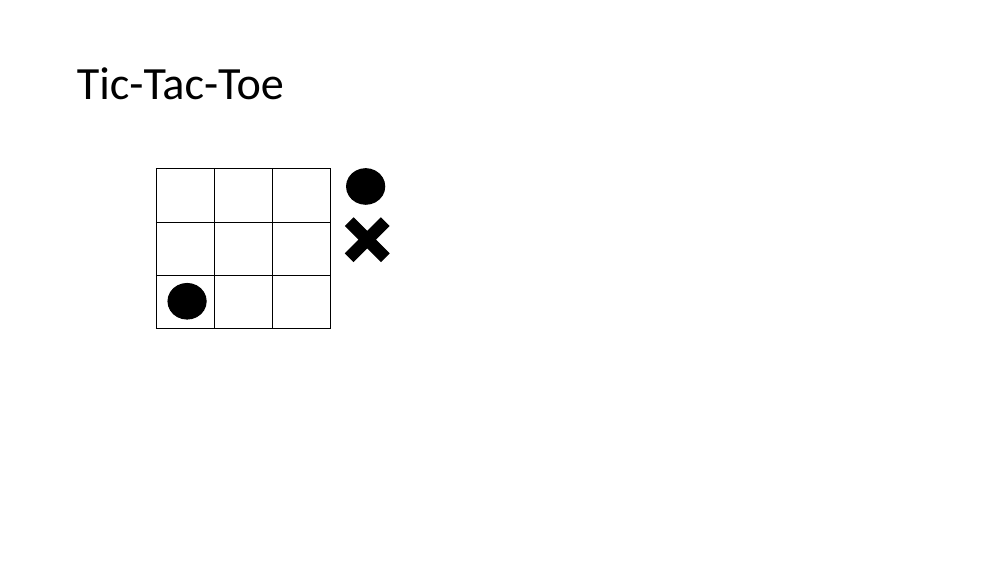
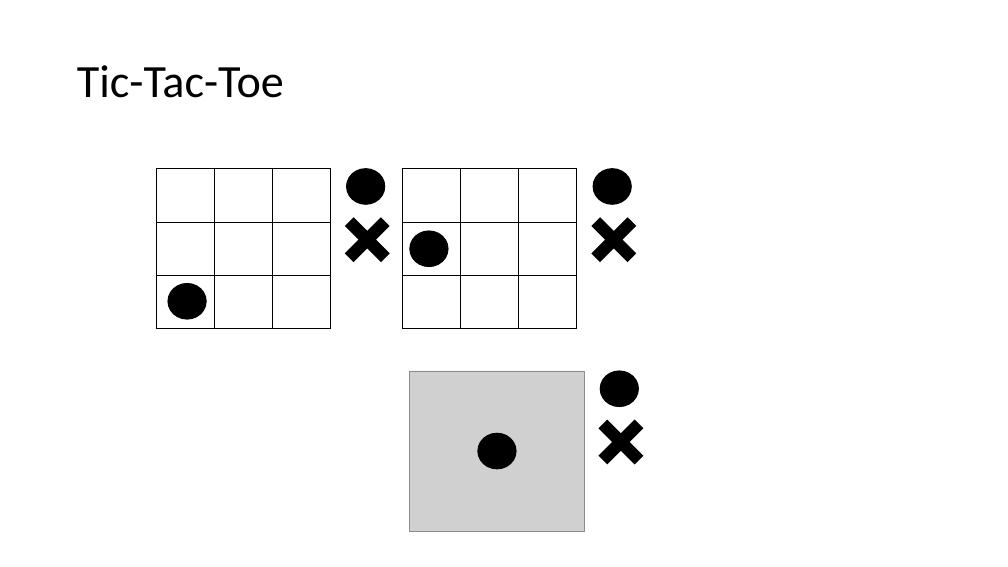
Before and after one commit to rojas70/MAEG-3080-project, a slide deck: slide 2 of ppt/MCTS.pptx. Drawn at 1008x567 pixels with LibreOffice and Linux fonts; fonts in the diff are those of the drawing; grey boxes stand for pictures. Boxes give left, top, right and bottom in pixels: in the first picture for what was removed or moved away, otherwise in the second. Text is boxed around its words. In the diff, an @@ line names an element or a change of style, - is before the commit and + after.

```diff
--- a/ppt/MCTS.pptx
+++ b/ppt/MCTS.pptx
@@ table added at bbox=[403, 169, 578, 329], 3 rows, 3 columns @@
+ |  | 
+ |  | 
+ |  | 
@@ ellipse added at bbox=[594, 169, 632, 204], fill #000000, outline #000000 1 pt @@
@@ plus added at bbox=[579, 204, 649, 275], fill #000000, outline #000000 1 pt @@
@@ ellipse added at bbox=[410, 231, 448, 267], fill #000000, outline #000000 1 pt @@
@@ picture added at bbox=[410, 371, 584, 532] @@
@@ ellipse added at bbox=[600, 371, 639, 407], fill #000000, outline #000000 1 pt @@
@@ plus added at bbox=[586, 406, 656, 477], fill #000000, outline #000000 1 pt @@
@@ ellipse added at bbox=[478, 433, 516, 469], fill #000000, outline #000000 1 pt @@
```
Also in this commit, not shown: 4 other files.
